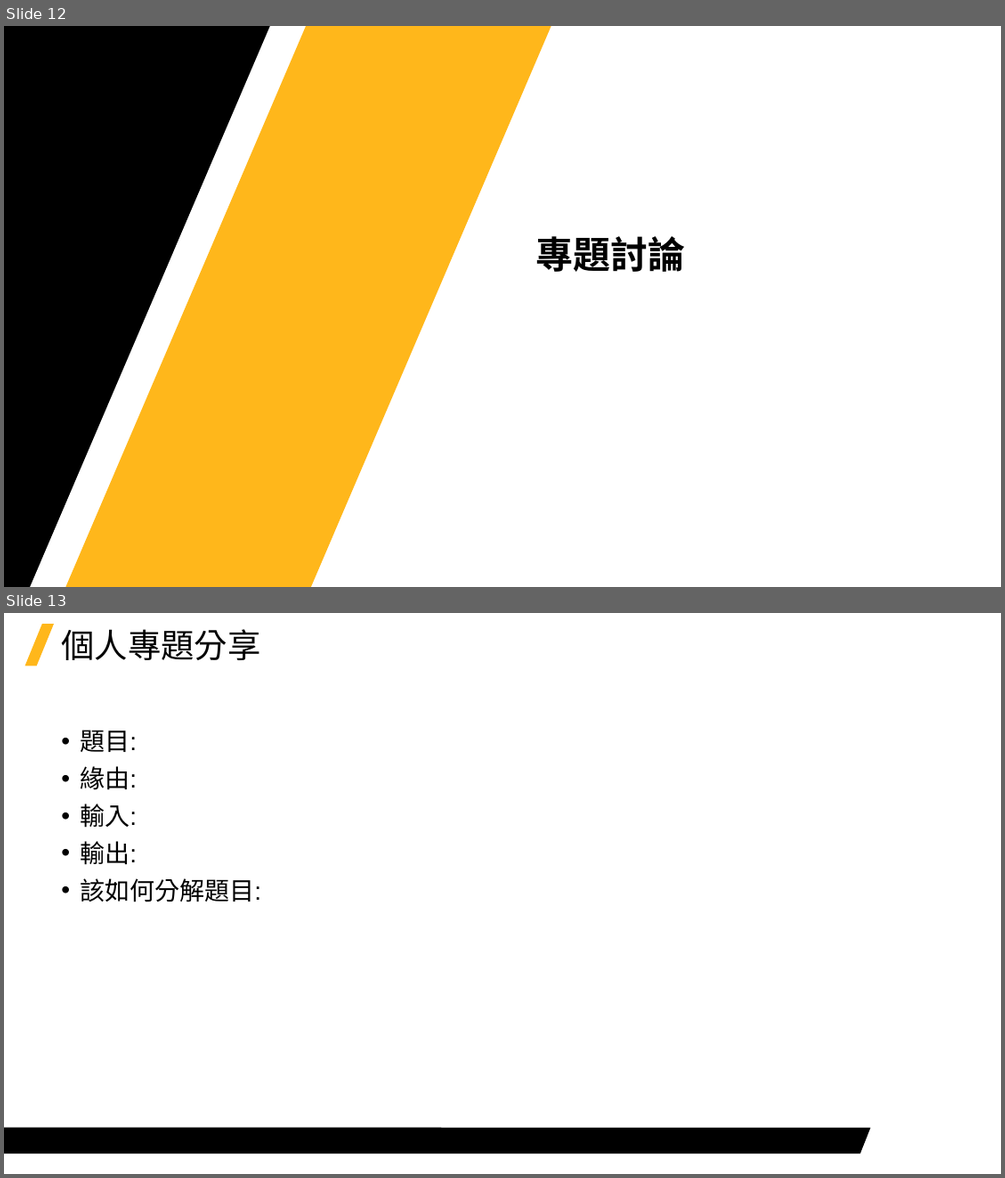
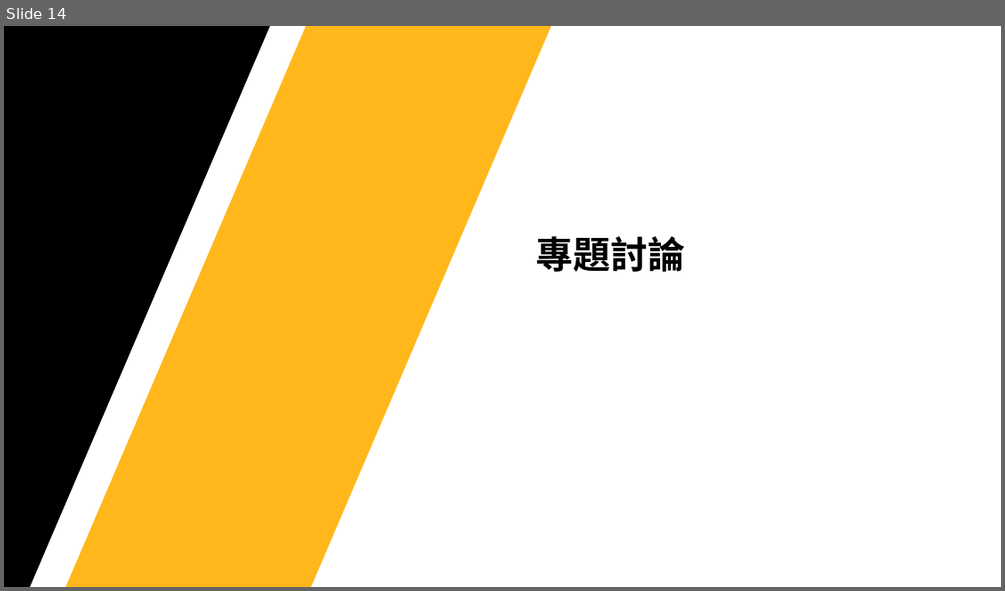
Before and after one commit to Jerrick-cheng/AEDT-Automation-Camp, a slide deck: 上課教材/Week4.pptx. Shown one above the other, each under a label of ours: slides 12 and 13 before the commit, slide 14 after it. The pictures are 1005x1178 and 1005x591 pixels, drawn with LibreOffice and Linux fonts; fonts in the diff are those of the drawing; background and template pictures are left out. Boxes give left, top, right and bottom in pixels: in the first picture for what was removed or moved away, otherwise in the second. Text is boxed around its words. In the diff, an @@ line names an element or a change of style, - is before the commit and + after.

```diff
--- a/上課教材/Week4.pptx
+++ b/上課教材/Week4.pptx
@@ slide 13 removed at (x1=4, y1=613, x2=1001, y2=1174), background #FFFFFF @@
@@ parallelogram removed at (x1=25, y1=624, x2=54, y2=666) @@
@@ title removed at (x1=61, y1=629, x2=260, y2=660) @@
-個人專題分享
@@ text removed at (x1=80, y1=730, x2=261, y2=902) @@
-• 題目:
-• 緣由:
-• 輸入:
-• 輸出:
-• 該如何分解題目:
@@ freeform shape removed at (x1=4, y1=1127, x2=871, y2=1153) @@
@@ what was slide 12 is now slide 14 @@
```
Also in this commit, not shown: 5 slides changed, 6 slides added, 4 other slides removed, 2 other files.
